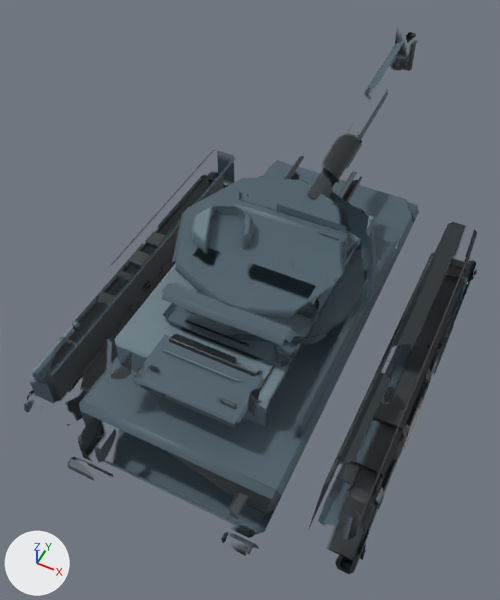
What one commit did to the FBX model unity/RogueCommandAssetAuthoring/Assets/RogueCommandExpansionSample/Models/ColossusSiegePlatform_Atlas.fbx.
One viewpoint serves both versions: a camera (50 mm lens) standing at (1.4, -3.15, 4.58) and looking at (-0.2, 0.05, 0.58). The lights are fixed; the arrows at lower left show +X, +Y and +Z. The older version comes first. Vertices at exactly the same position are counted once.

The first picture shows 'ColossusSiegePlatform_UnifiedMesh'.
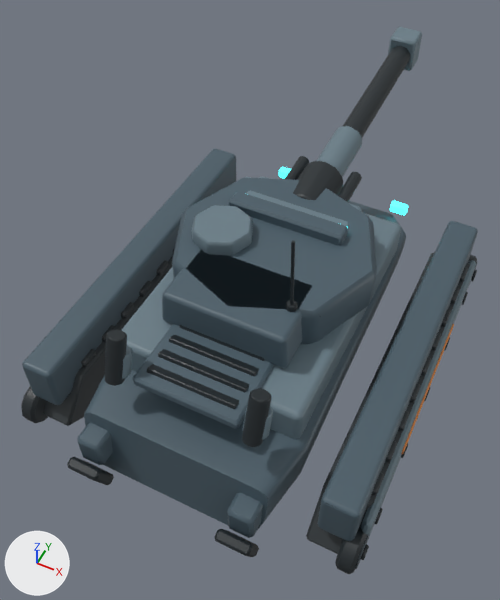
Diff of the bpy script that builds the scene:
```diff
--- a/unity/RogueCommandAssetAuthoring/Assets/RogueCommandExpansionSample/Models/ColossusSiegePlatform_Atlas.fbx.py
+++ b/unity/RogueCommandAssetAuthoring/Assets/RogueCommandExpansionSample/Models/ColossusSiegePlatform_Atlas.fbx.py
@@ me_colossussiegeplatform_unifiedmesh_data_001 @@
 # used by ob_colossussiegeplatform_unifiedmesh; location = (0.0, 0.0, 0.0)
-me_colossussiegeplatform_unifiedmesh_data_001.from_pydata(...)  # 3788 vertices, 3812 faces; spans x -1.29..1.29, y -1.7..3.04, z 0.06..1.92
+me_colossussiegeplatform_unifiedmesh_data_001.from_pydata(...)  # 4502 vertices, 4489 faces; spans x -1.29..1.29, y -1.7..3.04, z 0.06..1.92
+# me_colossussiegeplatform_unifiedmesh_data_001 part 1: the loose piece of 24 vertices spanning x -0.73..0.73, y -1.49..1.52, z 0.24..0.78 is rebuilt with 322 vertices and now spans x -0.74..0.74, y -1.5..1.55, z 0.24..0.78
+# me_colossussiegeplatform_unifiedmesh_data_001 part 2: the loose piece of 24 vertices spanning x -0.68..0.68, y -1.02..0.93, z 0.73..1.03 is rebuilt with 152 vertices and now spans x -0.68..0.68, y -1.02..0.93, z 0.73..1.03
+# me_colossussiegeplatform_unifiedmesh_data_001 part 3: 36 vertices removed from x -0.46..0.46, y -0.75..0.67, z 1.03..1.34; 324 vertices added at x -1.2..1.2, y -1.37..1.33, z 0.49..1.34
+# me_colossussiegeplatform_unifiedmesh_data_001 part 4: 3646 kept faces spanning x -1.29..1.29, y -1.7..3.04, z 0.06..1.92 get new texture (UV) coordinates
 me_colossussiegeplatform_unifiedmesh_data_001.materials.append(mat_colossussiegeplatform_material_atlas)
```

Changed parts and their boxes (x1, y1, x2, y2) in the pictures (500 x 600 px):
'ColossusSiegePlatform_UnifiedMesh', reshaped: before (24, 31, 477, 574); after (21, 27, 478, 574)
part 1 of me_colossussiegeplatform_unifiedmesh_data_001, rebuilt (12% shorter): before (79, 160, 419, 535); after (84, 201, 406, 530)
part 2 of me_colossussiegeplatform_unifiedmesh_data_001, rebuilt: before (115, 177, 399, 438); after (122, 177, 401, 439)
part 3 of me_colossussiegeplatform_unifiedmesh_data_001, built on: before (160, 176, 365, 367); after (22, 148, 478, 541)
part 4 of me_colossussiegeplatform_unifiedmesh_data_001, surface changed: (24, 31, 477, 573) in both
